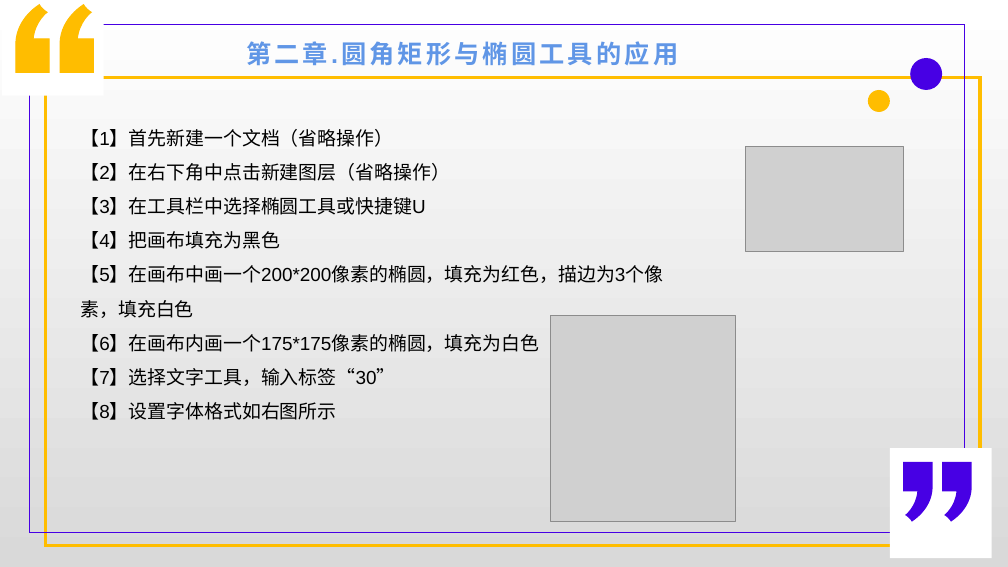
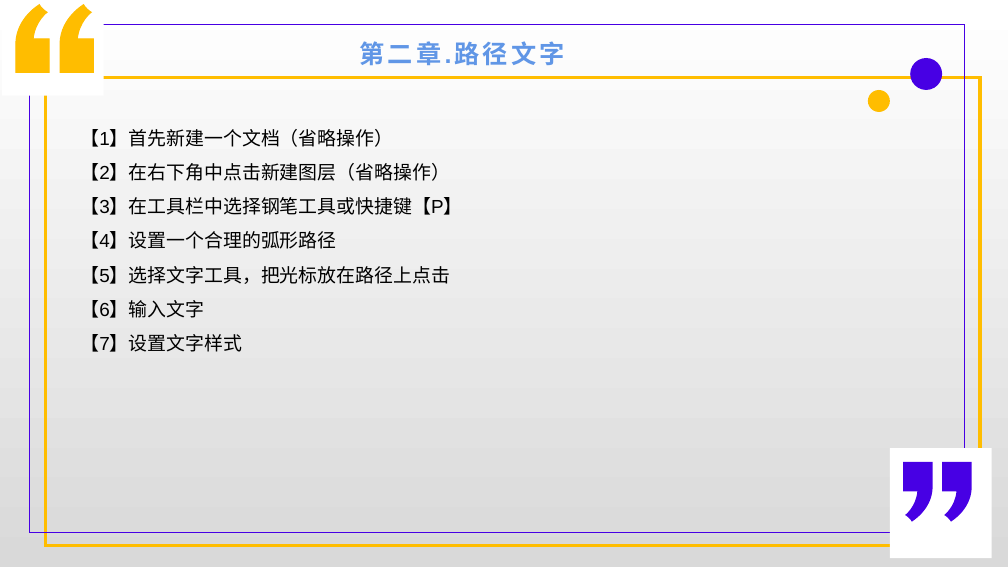
Before and after one commit to cckmit/typora-note, a slide deck: slide 11 of 计算机基础知识/ps/Photoshop第6章.pptx (slide 13 before the commit). Drawn at 1008x567 pixels with LibreOffice and Linux fonts; fonts in the diff are those of the drawing; grey boxes stand for pictures. Boxes give left, top, right and bottom in pixels: in the first picture for what was removed or moved away, otherwise in the second. Text is boxed around its words. In the diff, an @@ line names an element or a change of style, - is before the commit and + after.

```diff
--- a/计算机基础知识/ps/Photoshop第6章.pptx
+++ b/计算机基础知识/ps/Photoshop第6章.pptx
@@ text at [359,41,565,66]: text changed @@
-第二章.圆角矩形与椭圆工具的应用
+第二章.路径文字
@@ picture removed at [746,147,903,253] @@
@@ text at [80,197,462,352]: text changed @@
-【3】在工具栏中选择椭圆工具或快捷键U
-【4】把画布填充为黑色
-【5】在画布中画一个200*200像素的椭圆，填充为红色，描边为3个像素，填充白色
-【6】在画布内画一个175*175像素的椭圆，填充为白色
-【7】选择文字工具，输入标签“30”
-【8】设置字体格式如右图所示
+【3】在工具栏中选择钢笔工具或快捷键【P】
+【4】设置一个合理的弧形路径
+【5】选择文字工具，把光标放在路径上点击
+【6】输入文字
+【7】设置文字样式
@@ picture removed at [551,315,737,522] @@
```
Also in this commit, not shown: 9 other slides changed, 1 slide added, 2 slides removed, 4 other files.
